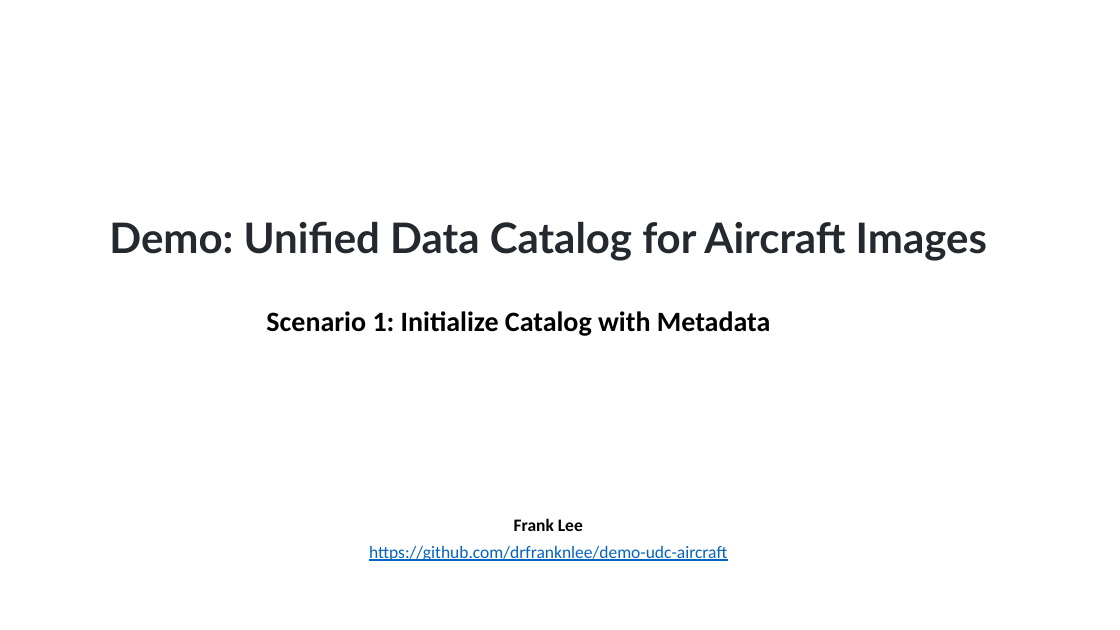
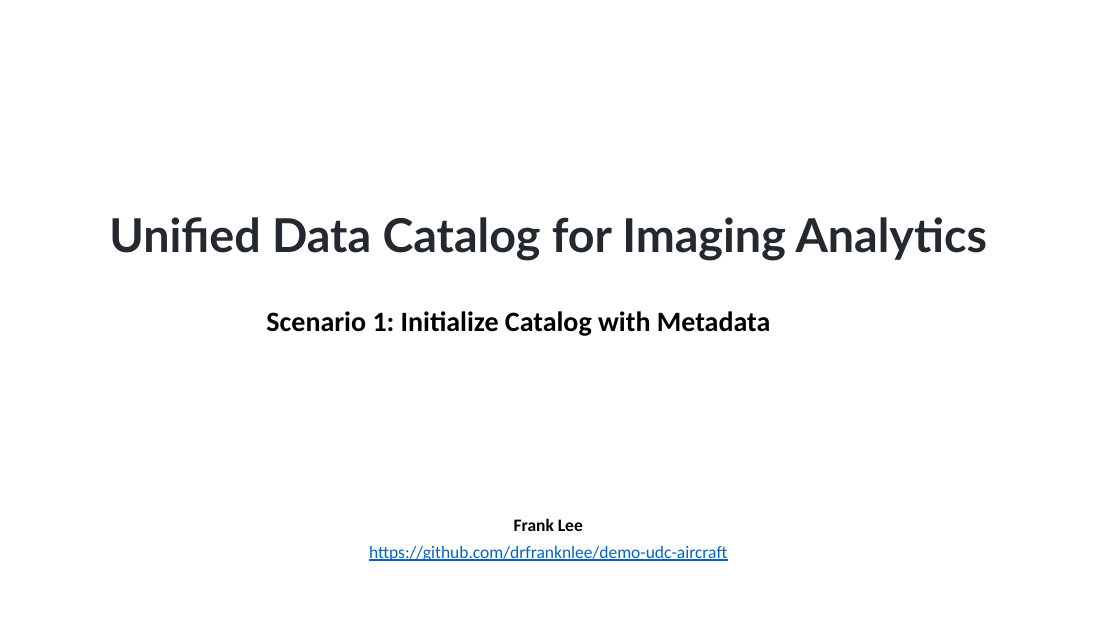
Before and after one commit to drfranknlee/udc-for-image-analytics, a slide deck: slide 1 of scenario1/rm/T101389-s1-v20210927.pptx. Drawn at 1120x630 pixels with LibreOffice and Linux fonts; fonts in the diff are those of the drawing. Boxes give left, top, right and bottom in pixels: in the first picture for what was removed or moved away, otherwise in the second. Text is boxed around its words. In the diff, an @@ line names an element or a change of style, - is before the commit and + after.

```diff
--- a/scenario1/rm/T101389-s1-v20210927.pptx
+++ b/scenario1/rm/T101389-s1-v20210927.pptx
@@ title at <box>109,217,987,261</box>: text changed; size 36 to 40 pt @@
-Demo: Unified Data Catalog for Aircraft Images
+Unified Data Catalog for Imaging Analytics
```
Also in this commit, not shown: 3 other files.
